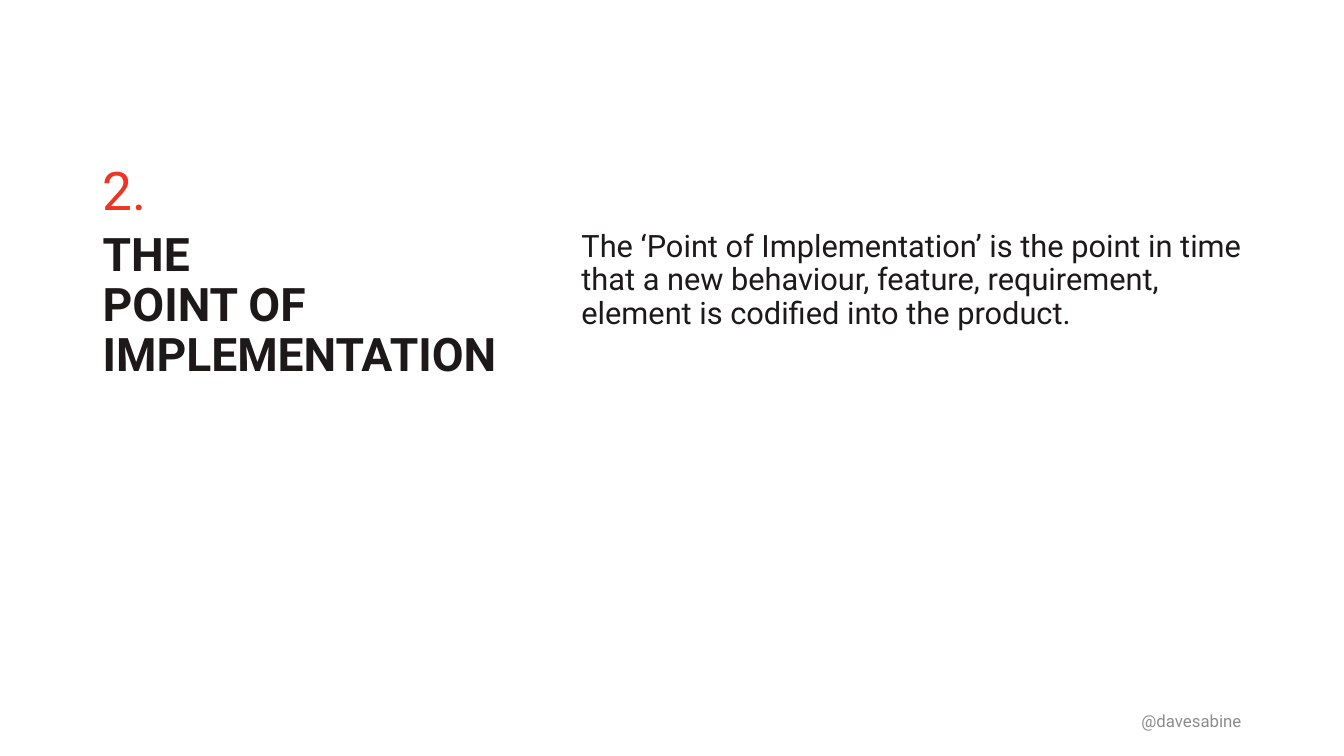
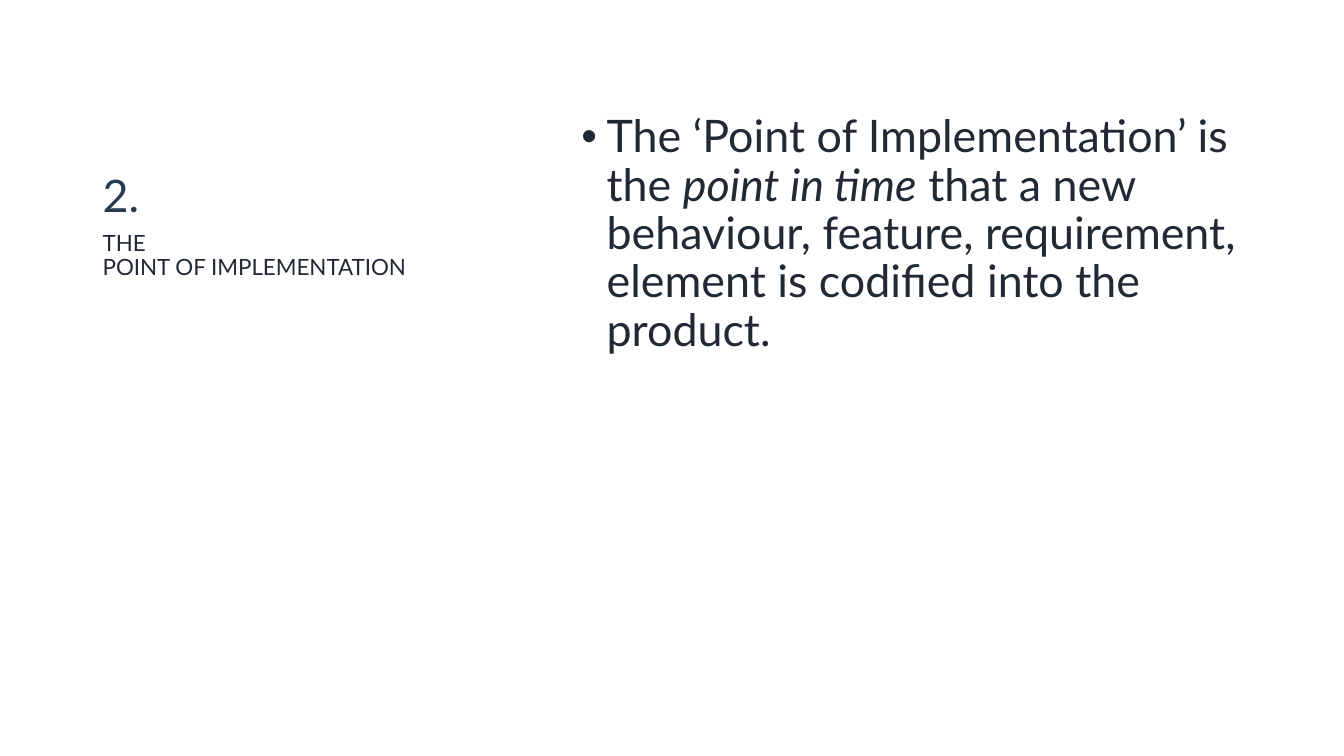
Before and after one commit to DavidSabine/The-Art-of-Agile-Product-Documentation, a slide deck: slide 7 of assets/The Art of Agile Documentation — Presentation — by David Sabine.pptx. Drawn at 1344x756 pixels with LibreOffice and Linux fonts; fonts in the diff are those of the drawing; background and template pictures are left out. Boxes give left, top, right and bottom in pixels: in the first picture for what was removed or moved away, otherwise in the second. Text is boxed around its words. In the diff, an @@ line names an element or a change of style, - is before the commit and + after.

```diff
--- a/assets/The Art of Agile Documentation — Presentation — by David Sabine.pptx
+++ b/assets/The Art of Agile Documentation — Presentation — by David Sabine.pptx
@@ title "2." at [103, 179, 140, 213]: size 38 to 32 pt, font Roboto to Lato, text colour #EE3423 to #263B4F @@
@@ text "The ‘Point of Implementation’ is ...": place and size @@
-text "The ‘Point of Implementation’ is ..." at [581, 233, 1241, 331]
+text "The ‘Point of Implementation’ is ..." at [607, 118, 1235, 354]
@@ text "The ‘Point of Implementation’ is ..." at [607, 118, 1235, 354]: size 22 to 32 pt, font Roboto to Lato, text colour #1E1919 to #212934; italic on in "point in time"; bullet none to •; less space between paragraphs @@
@@ text "THE POINT OF IMPLEMENTATION" at [103, 235, 406, 275]: size 33 to 16 pt, font Roboto to Lato, text colour #1E1919 to #212934, bold off @@
@@ text removed at [1141, 714, 1241, 731] @@
-@davesabine
```
Also in this commit, not shown: 20 other slides changed, 4 other files.
